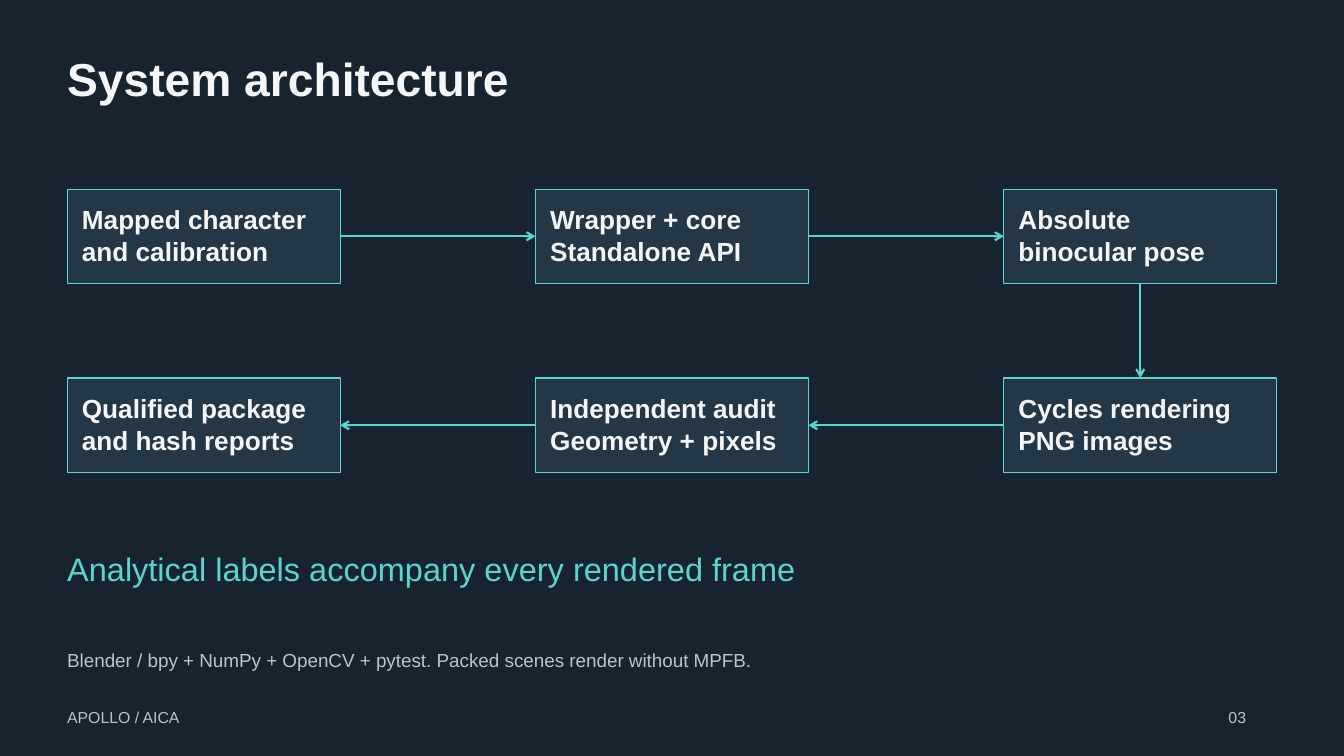
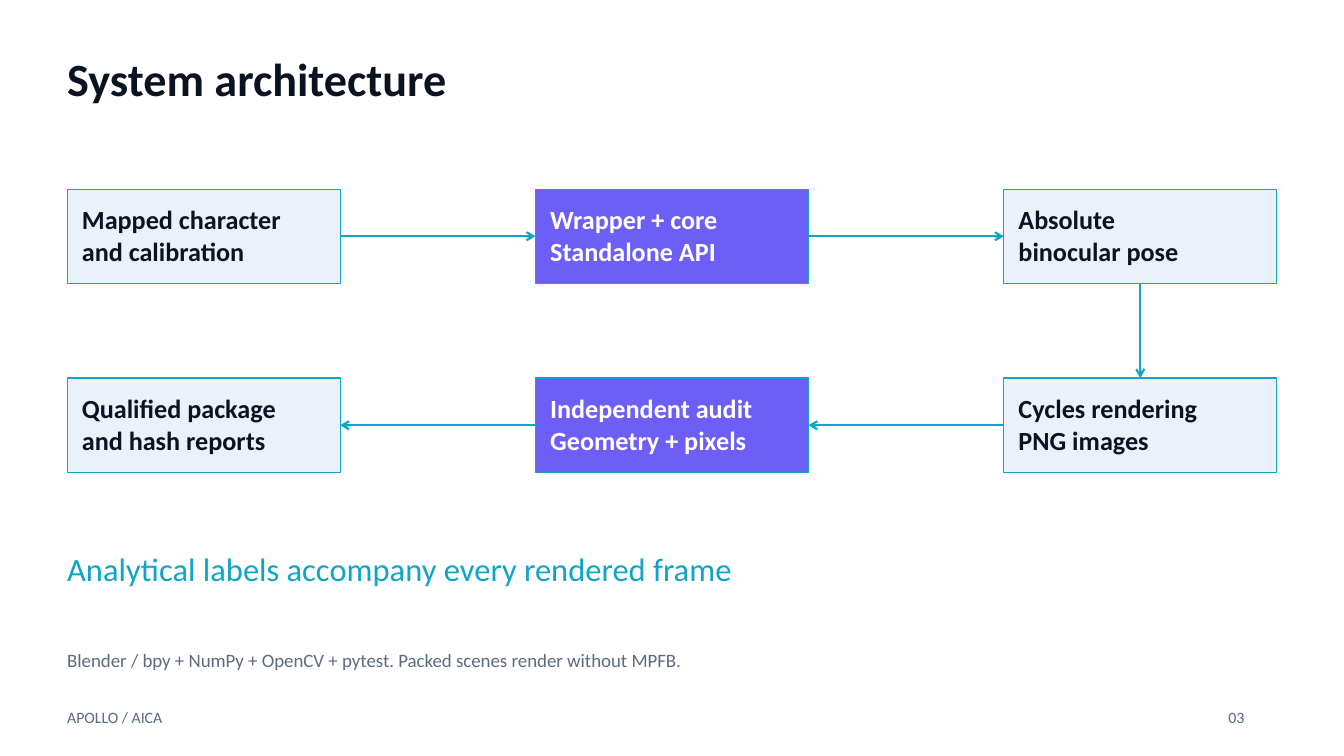
Before and after one commit to Eldo-John-Giby/Apollo, a slide deck: slide 3 of Apollo_SamsungXR_Presentation.pptx. Drawn at 1344x756 pixels with LibreOffice and Linux fonts; fonts in the diff are those of the drawing. Boxes give left, top, right and bottom in pixels: in the first picture for what was removed or moved away, otherwise in the second. Text is boxed around its words. In the diff, an @@ line names an element or a change of style, - is before the commit and + after.

Commit message:
docs: restore original slide theme and render full-head cover GIF

```diff
--- a/Apollo_SamsungXR_Presentation.pptx
+++ b/Apollo_SamsungXR_Presentation.pptx
@@ background #17232F to #FFFFFF @@
@@ text "System architecture" at (x1=67, y1=63, x2=446, y2=104): font Arial to Calibri, text colour #F4F6F7 to #0B1220 @@
@@ rectangle "Wrapper + core" at (x1=535, y1=190, x2=809, y2=284): font Arial to Calibri, text colour #F4F6F7 to #FFFFFF; fill #243746 to #6D5EF5; outline #59D5CE 0.75 pt to #0EA5C6 0.75 pt @@
@@ arrow (341, 236) - (535, 236): stroke #59D5CE 1.5 pt to #0EA5C6 1.5 pt @@
@@ arrow (809, 236) - (1004, 236): stroke #59D5CE 1.5 pt to #0EA5C6 1.5 pt @@
@@ arrow (1140, 283) - (1140, 378): stroke #59D5CE 1.5 pt to #0EA5C6 1.5 pt @@
@@ font Arial to Calibri, text colour #F4F6F7 to #0B1220; fill #243746 to #EAF1F8; outline #59D5CE 0.75 pt to #0EA5C6 0.75 pt in 4 elements at (x1=68, y1=190, x2=341, y2=284), (x1=1004, y1=190, x2=1277, y2=284), (x1=1004, y1=378, x2=1277, y2=473), (x1=68, y1=378, x2=341, y2=473) @@
@@ rectangle "Independent audit" at (x1=535, y1=378, x2=809, y2=473): font Arial to Calibri, text colour #F4F6F7 to #FFFFFF; fill #243746 to #6D5EF5; outline #59D5CE 0.75 pt to #0EA5C6 0.75 pt @@
@@ arrow (535, 425) - (341, 425): stroke #59D5CE 1.5 pt to #0EA5C6 1.5 pt @@
@@ arrow (1004, 425) - (809, 425): stroke #59D5CE 1.5 pt to #0EA5C6 1.5 pt @@
@@ text "Analytical labels accompany every rendered ..." at (x1=67, y1=558, x2=731, y2=587): font Arial to Calibri, text colour #59D5CE to #0EA5C6 @@
@@ font Arial to Calibri, text colour #B7C5CC to #5B6B80 in 3 elements at (x1=67, y1=712, x2=163, y2=723), (x1=1228, y1=712, x2=1244, y2=723), (x1=67, y1=654, x2=681, y2=670) @@
```
Also in this commit, not shown: 13 other slides changed.
